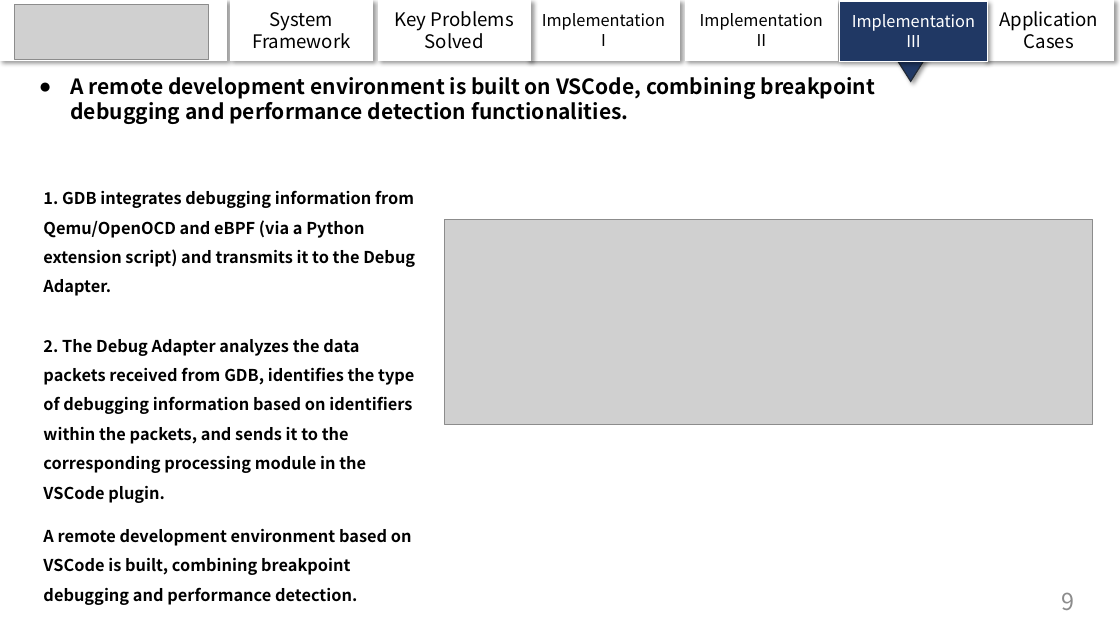
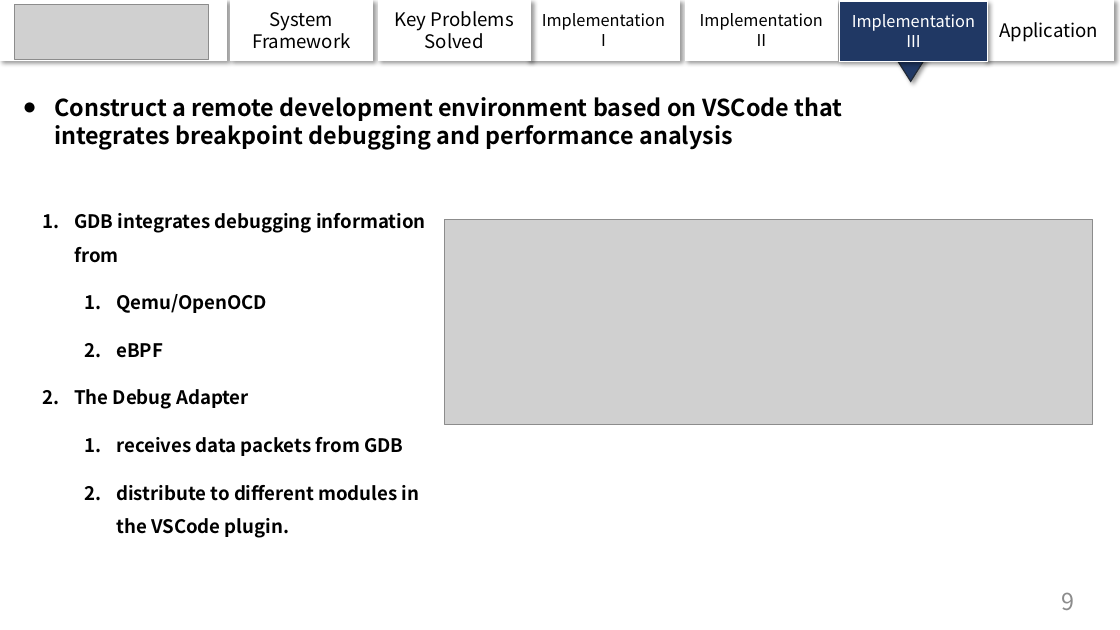
Before and after one commit to chenzhiy2001/code-debug-paper, a slide deck: slide 9 of ICCEA.pptx. Drawn at 1120x630 pixels with LibreOffice and Linux fonts; fonts in the diff are those of the drawing; grey boxes stand for pictures. Boxes give left, top, right and bottom in pixels: in the first picture for what was removed or moved away, otherwise in the second. Text is boxed around its words. In the diff, an @@ line names an element or a change of style, - is before the commit and + after.

```diff
--- a/ICCEA.pptx
+++ b/ICCEA.pptx
@@ text in rectangle at bbox=[999, 22, 1098, 42]: text changed @@
-Application Cases
+Application
@@ text at bbox=[54, 97, 843, 150]: text changed; size 18 to 20 pt @@
-● A remote development environment is built on VSCode, combining breakpoint debugging and performance detection functionalities.
+● Construct a remote development environment based on VSCode that integrates breakpoint debugging and performance analysis
@@ text at bbox=[74, 213, 426, 538]: text changed; size 14 to 16 pt @@
-1. GDB integrates debugging information from Qemu/OpenOCD and eBPF (via a Python extension script) and transmits it to the Debug Adapter.
+1. GDB integrates debugging information from
+  1. Qemu/OpenOCD
+  2. eBPF
+2. The Debug Adapter
+  1. receives data packets from GDB
+  2. distribute to different modules in the VSCode plugin.
@@ text removed at bbox=[43, 339, 414, 605] @@
-2. The Debug Adapter analyzes the data packets received from GDB, identifies the type of debugging information based on identifiers within the packets, and sends it to the corresponding processing module in the VSCode plugin.
-A remote development environment based on VSCode is built, combining breakpoint debugging and performance detection.
```
Also in this commit, not shown: 10 other slides changed.
